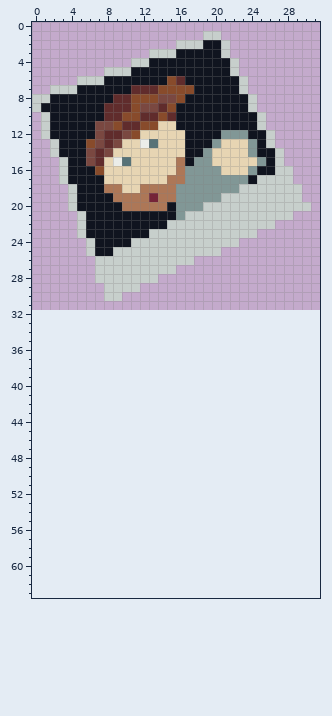
Pixel-art file, stored at aseprite/birth_photo.aseprite. Above is the file before it was changed.
32x32 pixels, 1 frame. The old version is drawn lined up with the new one, on the new canvas.
The result:
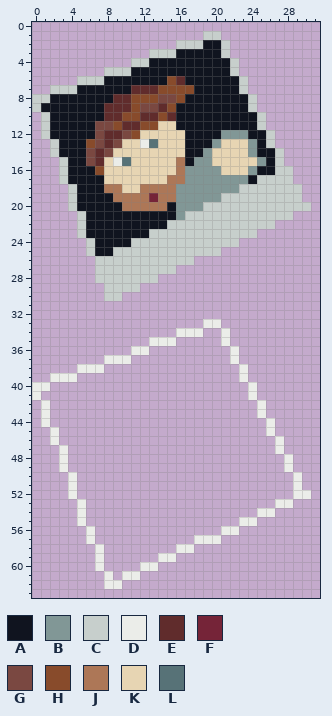
Palette (. is transparent): A #10141f  B #819796  C #c7cfcc  D #ebede9  E #602c2c  F #752438  G #7a4841  H #884b2b  J #ad7757  K #e7d5b3  L #577277
Diff:
canvas 32x32 -> 32x64
Changed rows in their new state; - is an unchanged pixel.
first column x 0:
33 -------------------DD----------
34 ----------------DDD--D---------
35 -------------DDD-----D---------
36 -----------DD---------D--------
37 --------DDD-----------D--------
38 -----DDD---------------D-------
39 --DDD------------------D-------
40 DD----------------------D------
41 D-----------------------D------
42 -D-----------------------D-----
43 -D-----------------------D-----
44 -D------------------------D----
45 --D-----------------------D----
46 --D------------------------D---
47 ---D-----------------------D---
48 ---D------------------------D--
49 ---D------------------------D--
50 ----D------------------------D-
51 ----D------------------------D-
52 ----D------------------------DD
53 -----D---------------------DD--
54 -----D-------------------DD----
55 -----D-----------------DD------
56 ------D--------------DD--------
57 ------D-----------DDD----------
58 -------D--------DD-------------
59 -------D------DD---------------
60 -------D----DD-----------------
61 --------D-DD-------------------
62 --------DD---------------------
Where, in picture pixels (left, top, right, bottom), the same in both pictures:
added: (32, 319, 311, 589)
